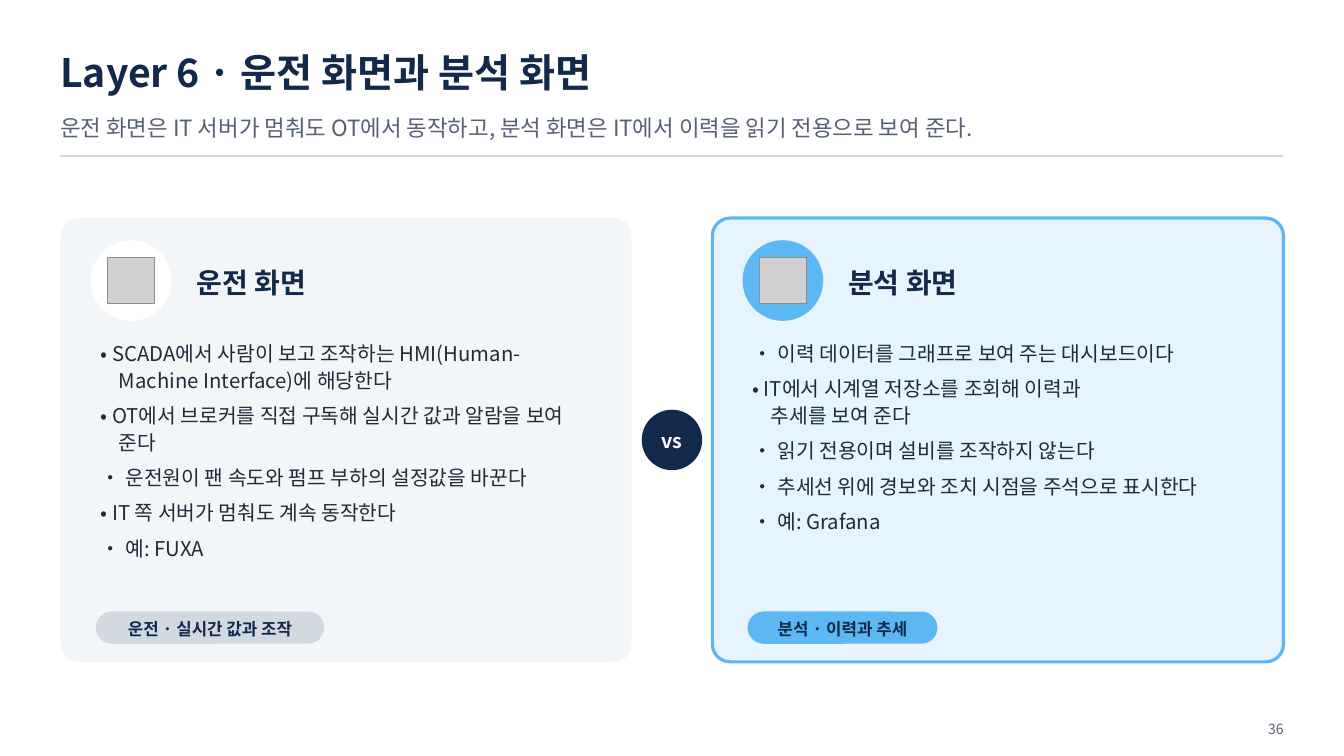
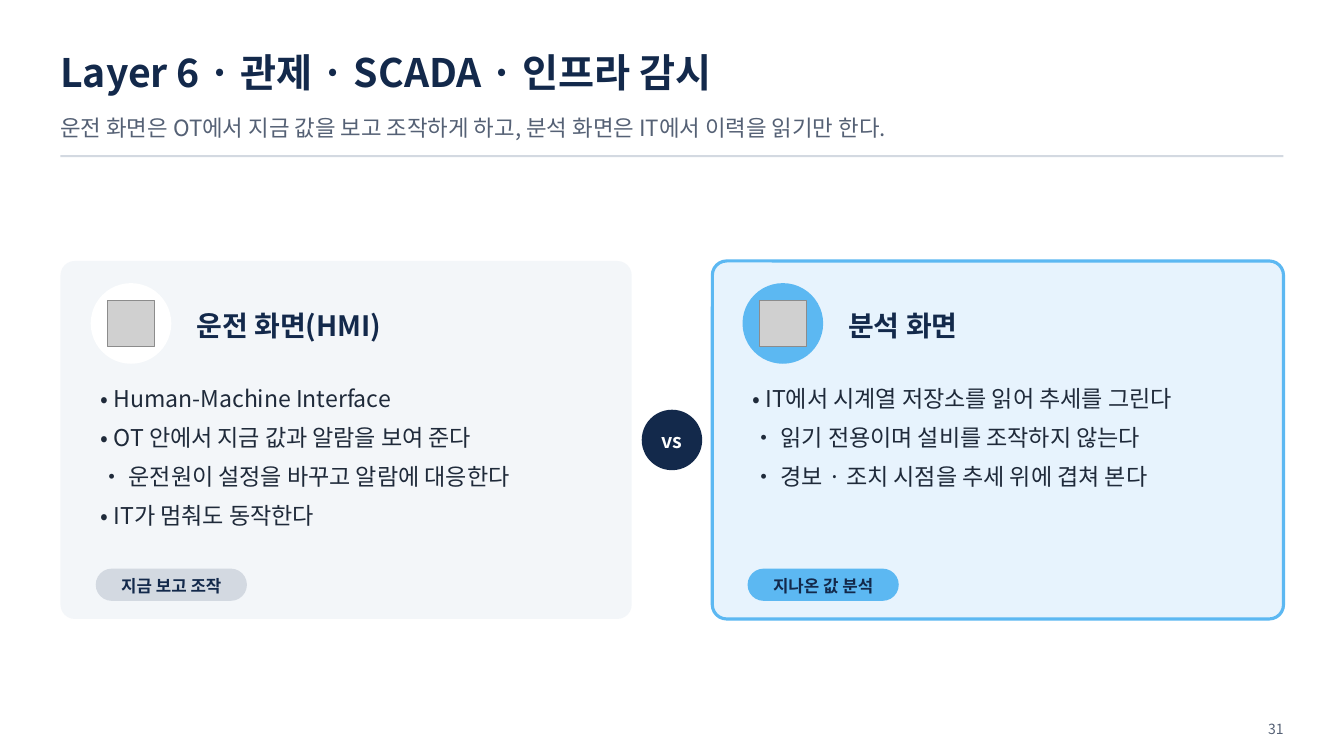
Before and after one commit to uengine-oss/hyd-iot-edu, a slide deck: slide 31 of workspace/강의제작/산출물/통합반/이론/01회차/통합반_01일차.pptx (slide 36 before the commit). Drawn at 1344x756 pixels with LibreOffice and Linux fonts; fonts in the diff are those of the drawing; grey boxes stand for pictures. Boxes give left, top, right and bottom in pixels: in the first picture for what was removed or moved away, otherwise in the second. Text is boxed around its words. In the diff, an @@ line names an element or a change of style, - is before the commit and + after.

Commit message:
1회차 이론 02편 덱 확정(사용자 확정): 현업 구조 1~9층을 층마다 역할 · 요소와 관계 · 필요성 · 넘기는 것으로, 우리 시스템 구현 · 깊은 내부 세부 뺌, 리니지는 흐름 한 장, 추적성 장 뺌, 새 삽화 5장(PLC 스캔 고리 · 점대점과 브로커 · 이벤트 로그 띠 · 배치와 스트림 · 시계열 구간). 13~46(34장) → 13~43(31장), 뒤 장 번호 -3(덱 · 03편 대본 머리 · 구성), 확정 PPTX는 세 장 빼고 13~43만 장교체, 장 번호 글자 맞춤. 02편 대본은 다음 커밋에서 새로 씀(판본검사의 02편 덮음은 그때 맞음)

```diff
--- a/workspace/강의제작/산출물/통합반/이론/01회차/통합반_01일차.pptx
+++ b/workspace/강의제작/산출물/통합반/이론/01회차/통합반_01일차.pptx
@@ text at <box>60,54,712,96</box>: text changed @@
-Layer 6 · 운전 화면과 분석 화면
+Layer 6 · 관제 · SCADA · 인프라 감시
@@ text at <box>60,117,886,140</box>: text changed @@
-운전 화면은 IT 서버가 멈춰도 OT에서 동작하고, 분석 화면은 IT에서 이력을 읽기 전용으로 보여 준다.
+운전 화면은 OT에서 지금 값을 보고 조작하게 하고, 분석 화면은 IT에서 이력을 읽기만 한다.
@@ rounded rectangle: place and size @@
-rounded rectangle at <box>60,218,632,661</box>
+rounded rectangle at <box>60,261,632,619</box>
@@ rounded rectangle: place and size @@
-rounded rectangle at <box>713,218,1285,661</box>
+rounded rectangle at <box>713,261,1285,619</box>
@@ 2 pictures, 2 ellipses, 1 text: place and size @@
-2 pictures, 2 ellipses, 1 text at <box>91,240,958,321</box>
+2 pictures, 2 ellipses, 1 text at <box>91,283,958,364</box>
@@ text at <box>196,312,381,342</box>: text changed @@
-운전 화면
+운전 화면(HMI)
@@ text at <box>114,388,510,526</box>: text changed; size 14.5 to 16.5 pt @@
-• SCADA에서 사람이 보고 조작하는 HMI(Human-Machine Interface)에 해당한다
-• OT에서 브로커를 직접 구독해 실시간 값과 알람을 보여 준다
-• 운전원이 팬 속도와 펌프 부하의 설정값을 바꾼다
-• IT 쪽 서버가 멈춰도 계속 동작한다
-• 예: FUXA
+• Human-Machine Interface
+• OT 안에서 지금 값과 알람을 보여 준다
+• 운전원이 설정을 바꾸고 알람에 대응한다
+• IT가 멈춰도 동작한다
@@ text "• IT에서 시계열 저장소를 읽어 ...": place and size @@
-text "• IT에서 시계열 저장소를 읽어 ..." at <box>764,344,1198,531</box>
+text "• IT에서 시계열 저장소를 읽어 ..." at <box>765,388,1172,487</box>
@@ text at <box>765,388,1172,409</box>: text changed; size 14.5 to 16.5 pt @@
-• 이력 데이터를 그래프로 보여 주는 대시보드이다
-• IT에서 시계열 저장소를 조회해 이력과
-추세를 보여 준다
+• IT에서 시계열 저장소를 읽어 추세를 그린다
@@ text at <box>781,427,1140,448</box>: size 14.5 to 16.5 pt in "• 읽기 전용이며 설비를 조작하지 않는다"; indent changed @@
@@ text at <box>781,466,1147,487</box>: text changed; size 14.5 to 16.5 pt @@
-• 추세선 위에 경보와 조치 시점을 주석으로 표시한다
-• 예: Grafana
+• 경보 · 조치 시점을 추세 위에 겹쳐 본다
@@ rounded rectangle: place and size @@
-rounded rectangle at <box>96,612,325,644</box>
+rounded rectangle at <box>96,569,247,601</box>
@@ rounded rectangle: place and size @@
-rounded rectangle at <box>748,612,938,644</box>
+rounded rectangle at <box>748,569,899,601</box>
@@ text at <box>121,578,222,594</box>: text changed @@
-운전 · 실시간 값과 조작
+지금 보고 조작
@@ text at <box>773,578,873,594</box>: text changed @@
-분석 · 이력과 추세
+지나온 값 분석
@@ text at <box>1268,723,1284,734</box>: text changed @@
-36
+31
```
Also in this commit, not shown: 52 other slides changed, 15 slides added, 18 slides removed, 10 other files.
